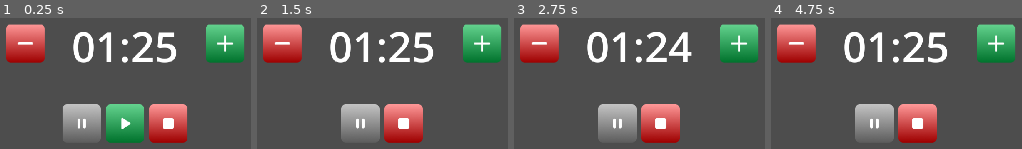
Above: before the commit, frames 1-4 (left to right).
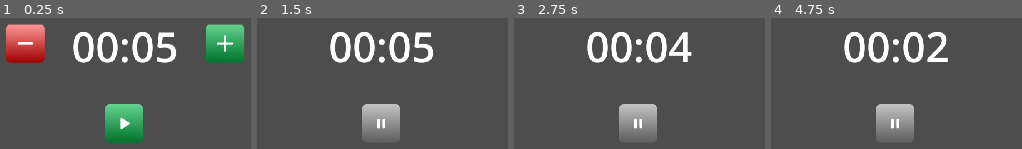
Above: after the commit, the same moments.

Repository: justkuzan/pomodoro-timer
Game: Godot game, scene res://Scenes/All Timers/all_timers_general_scene.tscn
Two runs of this game, one before a commit and one after it. Both use one fixed random seed, a clock stepped at 60 frames per second and the inputs below.
Inputs (mouse positions are in pixels of both pictures, inside the frame that each line leads up to; where the layout moved, square brackets give the same spot in the first picture):
- Up to frame 1 (0.25 s): no input
- Up to frame 2 (1.5 s): click (379, 124) [382, 124] at 0.5 s; click (282, 42) at 1.27 s
- Up to frame 3 (2.75 s): click (739, 42) at 2.02 s
- Up to frame 4 (4.75 s): click (916, 124) at 2.77 s; click (873, 124) at 3.52 s; click (796, 42) at 4.27 s

The runs differ from the first frame. In frame 1, 11% of the frame differs, in the area x 25-75%, y 10-96%; in frame 2, 19%; in frame 3, 19%; in frame 4, 20%, in the area x 2-98%, y 4-96%.

Commit message:
feat: add ONLOADED state for initial boot
New state handles first-load UI and logic.

Separates initial boot sequence from standard STOPPED state.

Diff:
--- a/Scenes/All Timers/all_timers_general_scene.gd
+++ b/Scenes/All Timers/all_timers_general_scene.gd
@@ -3,14 +3,15 @@
 @onready var work_timer: Node2D = $work_timer_scene
 @onready var timer_controls: Control = $timer_controls
 
-enum State { STOPPED, RUNNING, PAUSED, ENDED }
+enum State { ONLOADED, STOPPED, RUNNING, PAUSED, ENDED }
 var state: State = State.STOPPED
 
-var user_minutes: int = 1
-var user_seconds: int = 25
+var user_minutes: int = 0
+var user_seconds: int = 5
 
 
 func _ready() -> void:
+	change_state(State.ONLOADED)
 	set_time_in_timer()
 	pass
 
@@ -41,6 +42,10 @@
 			timer_controls.ui_paused()
 		State.ENDED:
 			print("Время и стекло")
+			timer_controls.ui_ended()
+			work_timer.set_time(user_minutes, user_seconds)
+		State.ONLOADED:
+			timer_controls.ui_onloaded()
 
 
 func set_time_in_timer() -> void:
--- a/Scenes/Work Timer/work_timer.gd
+++ b/Scenes/Work Timer/work_timer.gd
@@ -10,7 +10,6 @@
 
 func _ready() -> void:
 	set_time()
-	print("Timer is started")
 	pass
 
 
@@ -18,6 +17,10 @@
 	minutes = set_minutes
 	seconds = set_seconds
 	time_counter.text = "%02d:%02d" % [minutes, seconds]
+
+
+func timer_onloaded() -> void:
+	pass
 
 
 func timer_started() -> void:
@@ -37,7 +40,6 @@
 	time_counter.text = "%02d:%02d" % [minutes, seconds]
 
 	if minutes <= 0 and seconds <= 0:
-		print("Timer is ended")
 		emit_signal("timer_finished")
 		timer_stopped()
 		return
--- a/UI/timer_controls.gd
+++ b/UI/timer_controls.gd
@@ -7,25 +7,48 @@
 @onready var play_button: TextureButton = $play_pause_stop_V/play_pause_stop_H/play_pause/play
 @onready var pause_button: TextureButton = $play_pause_stop_V/play_pause_stop_H/play_pause/pause
 @onready var stop_button: TextureButton = $play_pause_stop_V/play_pause_stop_H/stop/stop
+@onready var add_minutes_button: TextureButton = $add_reduce_V/add_reduce_H/add_minutes
+@onready var reduce_minutes_button: TextureButton = $add_reduce_V/add_reduce_H/reduce_minutes
 
 
 func _ready() -> void:
 	pass
 
 
+func ui_onloaded() -> void:
+	play_button.show()
+	pause_button.hide()
+	stop_button.hide()
+	add_minutes_button.show()
+	reduce_minutes_button.show()
+
+
 func ui_running() -> void:
 	play_button.hide()
 	pause_button.show()
+	add_minutes_button.hide()
+	reduce_minutes_button.hide()
 
 
 func ui_paused() -> void:
 	play_button.show()
 	pause_button.hide()
+	add_minutes_button.hide()
+	reduce_minutes_button.hide()
 
 
 func ui_stopped() -> void:
 	play_button.show()
 	pause_button.hide()
+	add_minutes_button.show()
+	reduce_minutes_button.show()
+
+
+func ui_ended() -> void:
+	play_button.show()
+	pause_button.hide()
+	add_minutes_button.show()
+	reduce_minutes_button.show()
 
 
 func _on_reduce_minutes_pressed() -> void:
